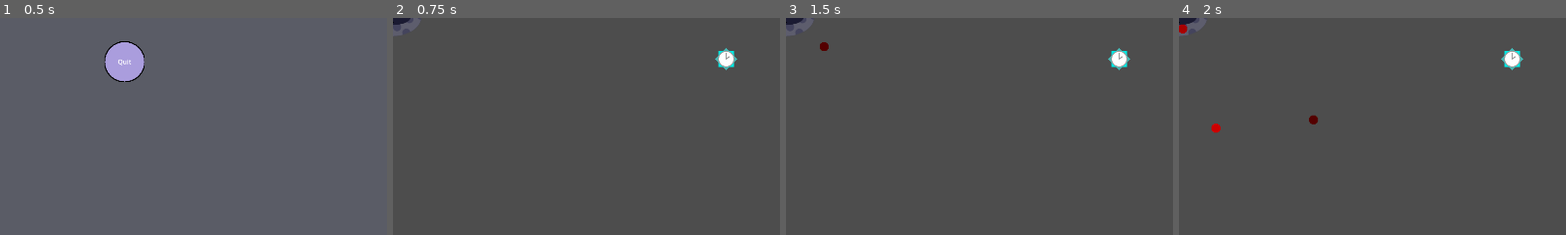
Above: before the commit, frames 1-4 (left to right).
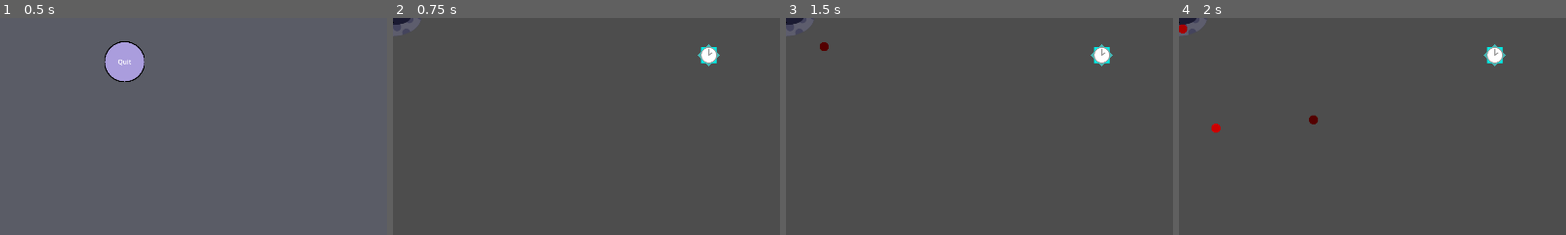
Above: after the commit, the same moments.

Repository: Antoine-Lagache/GameJam_2025
Game: Godot game, scene res://scene/start_menu.tscn
The game is run twice, just before and just after one commit, with the same random seed, the same clock (stepped at 60 frames per second) and the same inputs.
Inputs (mouse positions are % of the whole screen's width and height, from its top left):
- Up to frame 1 (0.5 s): no input
- Up to frame 2 (0.75 s): click "Start Game" at 0.5 s
- Up to frame 3 (1.5 s): move the mouse to (72, 45) at 1.27 s; hold Right (right) from 1.28 s (still down); hold Shift from 1.28 s (still down)
- Up to frame 4 (2 s): keep holding Right (right); keep holding Shift
The pictures show only the part of the screen within x 50-100%, y 50-100%; the shares and areas given below are measured in that part.

Frame 1 is identical in both runs. In frame 2, 0.7% of the frame differs, in the area x 78-89%, y 12-25%; in frame 3, 0.7%; in frame 4, 0.7%.

Commit message:
time fixed for good (i hope)

Diff:
--- a/gamejame/project.godot
+++ b/gamejame/project.godot
@@ -11,7 +11,7 @@
 [application]
 
 config/name="GameJame"
-run/main_scene="uid://xrnld6ll3m0h"
+run/main_scene="uid://bxp0mugwbw7sc"
 config/features=PackedStringArray("4.4", "Forward Plus")
 config/icon="res://icon.svg"
 
@@ -23,7 +23,6 @@
 
 window/size/viewport_width=1920
 window/size/viewport_height=1080
-window/size/mode=3
 
 [input]
 
--- a/gamejame/script/time.gd
+++ b/gamejame/script/time.gd
@@ -27,8 +27,10 @@
 
 func spawn_time_stop():
 	while true:
-		var spawn_pos = Vector2(randf_range(0,screen.x), randf_range(0,screen.y))
+		var spawn_pos = Vector2(randf_range(50,screen.x-50), randf_range(50,screen.y-50))
 		if min(spawn_pos.distance_to(retro_position),spawn_pos.distance_to(mechant.position))>dist_min:
+			for stop in get_tree().get_nodes_in_group("time_stop"):
+				stop.queue_free()
 			var new_time_stop = time_stop.instantiate()
 			new_time_stop.position = spawn_pos
 			call_deferred("add_child", new_time_stop)
@@ -49,8 +51,7 @@
 	player_shade.visible = false
 	player.position = retro_position
 	player.i_frames = 30
-	if (len(get_tree().get_nodes_in_group("time_stop"))) == 0:
-		spawn_time_stop()
+	spawn_time_stop()
 
 func on_mechant_hit():
 	Global.time_speed = 1.0
@@ -60,5 +61,4 @@
 	shader_material.set_shader_parameter("invert", false)
 	player.position = retro_position
 	player.i_frames = 30
-	if (len(get_tree().get_nodes_in_group("time_stop"))) == 0:
-		spawn_time_stop()
+	spawn_time_stop()
--- a/gamejame/script/time_stop.gd
+++ b/gamejame/script/time_stop.gd
@@ -4,6 +4,7 @@
 @onready var power_apparition: AudioStreamPlayer2D = $Power_apparition
 
 var slow_time = false
+var slowing = false # sorry
 
 # Called when the node enters the scene tree for the first time.
 func _ready() -> void:
@@ -13,11 +14,12 @@
 
 # Called every frame. 'delta' is the elapsed time since the previous frame.
 func _process(delta: float) -> void:
-	if slow_time and Global.time_speed>0:
+	if slow_time and Global.time_speed>0 and slowing:
 		Global.time_speed += -delta/0.3
 	elif slow_time:
 		slow_time = false
 		Global.time_speed = 0.
+
 
 func _on_area_2d_body_entered(body: Node2D) -> void:
 	if body.is_in_group("player"):
Not shown: 1 places in gamejame/scene/gameover.tscn that only renumber resources
Not shown: 1 places in gamejame/scene/mechant.tscn that only renumber resources
Not shown: 1 places in gamejame/scene/pattern.tscn that only renumber resources
Not shown: 1 places in gamejame/scene/player.tscn that only renumber resources
Not shown: 1 places in gamejame/scene/start_menu.tscn that only renumber resources
